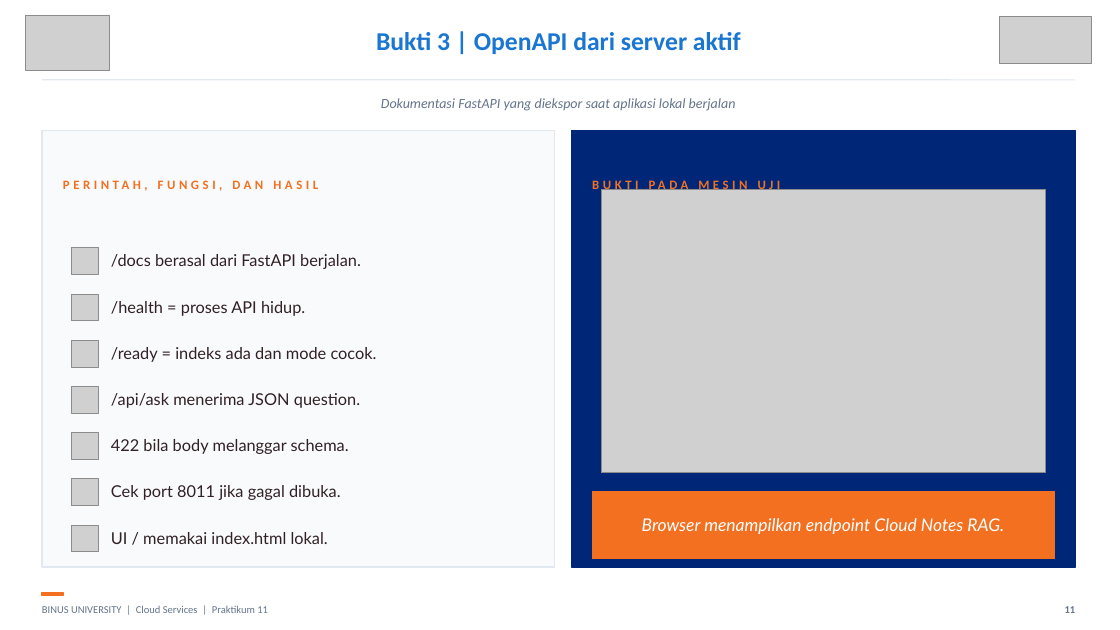
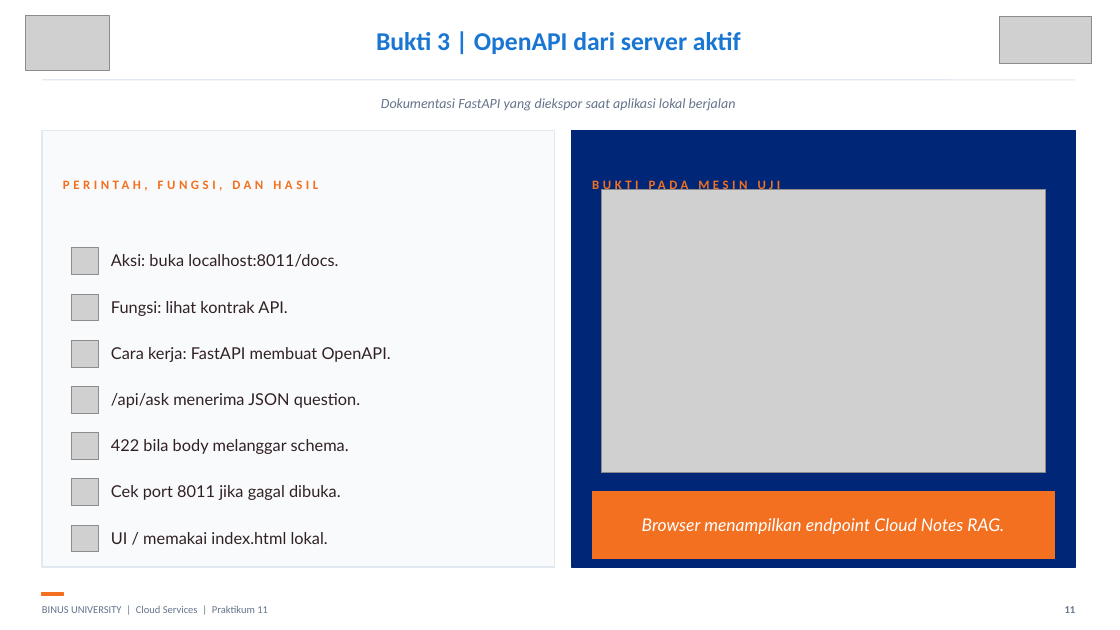
Before and after one commit to SeedFlora/meet11CloudService, a slide deck: slide 11 of slides/LAB11_RAG_pgvector_Bukti_Live.pptx. Drawn at 1120x630 pixels with LibreOffice and Linux fonts; fonts in the diff are those of the drawing; grey boxes stand for pictures. Boxes give left, top, right and bottom in pixels: in the first picture for what was removed or moved away, otherwise in the second. Text is boxed around its words. In the diff, an @@ line names an element or a change of style, - is before the commit and + after.

```diff
--- a/slides/LAB11_RAG_pgvector_Bukti_Live.pptx
+++ b/slides/LAB11_RAG_pgvector_Bukti_Live.pptx
@@ text at [111, 254, 338, 267]: text changed @@
-/docs berasal dari FastAPI berjalan.
+Aksi: buka localhost:8011/docs.
@@ text at [111, 301, 287, 316]: text changed @@
-/health = proses API hidup.
+Fungsi: lihat kontrak API.
@@ text at [111, 347, 391, 362]: text changed @@
-/ready = indeks ada dan mode cocok.
+Cara kerja: FastAPI membuat OpenAPI.
```
Also in this commit, not shown: 11 other slides changed.
